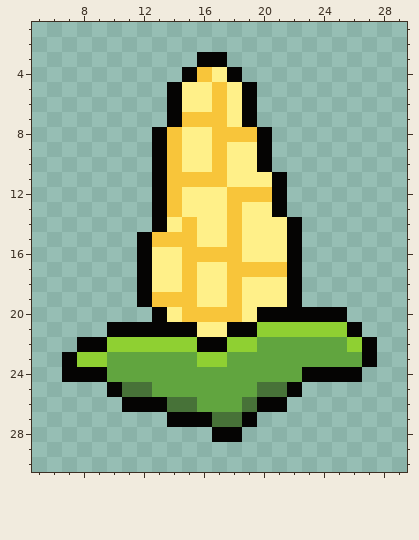
A pixel-art sprite gets an edit: Assets/Sprites/Weapons/CornWeapon.png. This is how it looked before the edit.
The file is 32x32 pixels. Shown: x 5..29, y 1..30.
The same view after the edit:
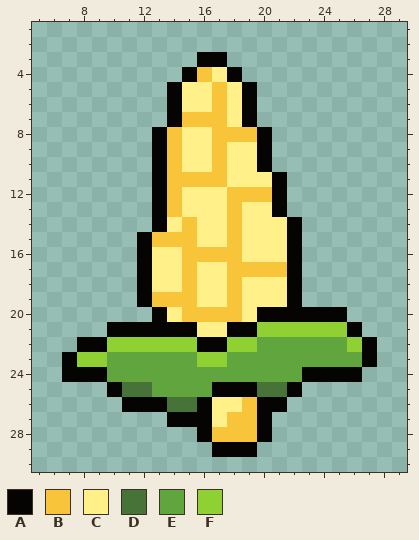
Palette (. is transparent): A #050403  B #f8c53a  C #fff089  D #477238  E #61a53f  F #8fd032
The edit:
{"y":25,"x":17,"old":"EEE","new":"AAA"}
{"y":26,"x":16,"old":"EEED","new":"ACCB"}
{"y":27,"x":17,"old":"DDA.","new":"CBBA"}
{"y":28,"x":16,"old":".AA..","new":"ABBBA"}
{"y":29,"x":17,"old":"...","new":"AAA"}
{"label":"changed","picture_box":[197,382,272,457]}
